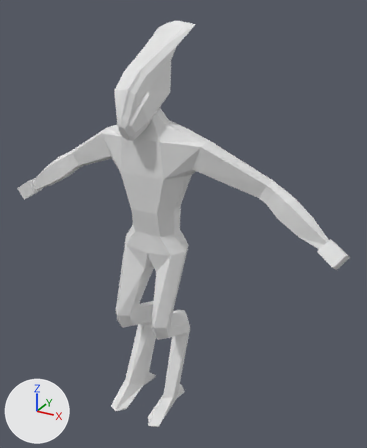
The Blender file Assets/player/playermodels/alien.blend as it was, and as the next commit left it.
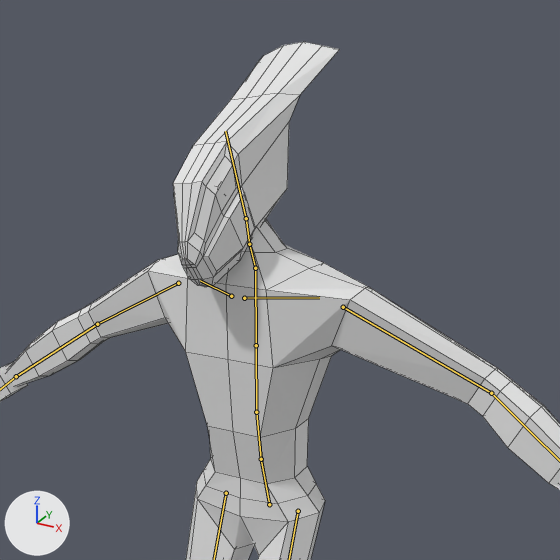
Each version is shown whole from a 50 mm lens placed at (1.96, -3.02, 3.22), pointed at (0.18, 0.22, 1.6), then close up on the part from 8% to 83% of the width and 0% to 61% of the height. The lights are fixed; the arrows at lower left show +X, +Y and +Z. Both versions are drawn at frame 1 of the action 'AlienLib'; the numbers are the values there. The bones that bend it are drawn over the model as lines in the close-ups. The close-ups show mesh edges as thin lines.

The first close-up shows 'body', 'helmet'.
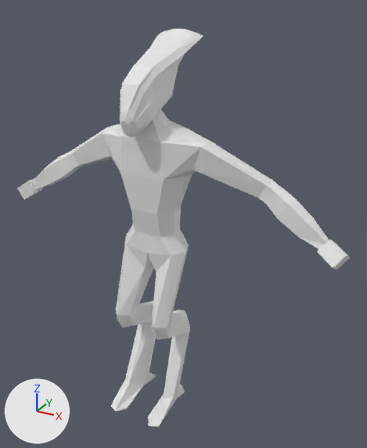
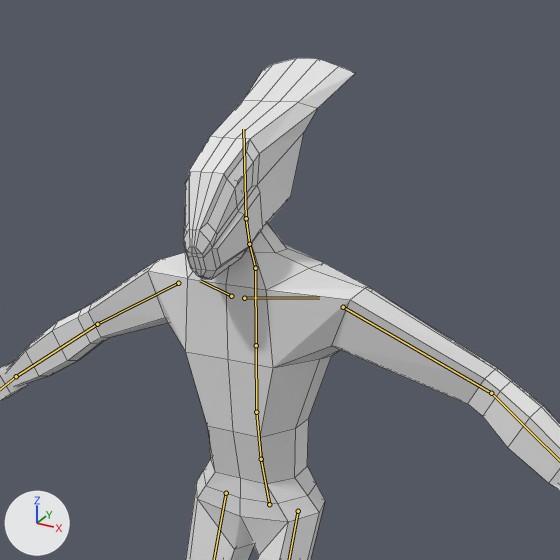
Location of each change, [x1, y1, x2, y2] in pixels of the close-ups (560 x 560 px):
'helmet', posed (9% shorter): before [173, 42, 339, 287]; after [184, 58, 355, 280]
bone 'head', root to tip: before (246, 218) to (225, 131); after (246, 218) to (243, 129)

What the commit changed:
Bone 'head' (bone_head) turns from (7, -10, 8) to (0, 0, 0) degrees about its own x, y and z.
